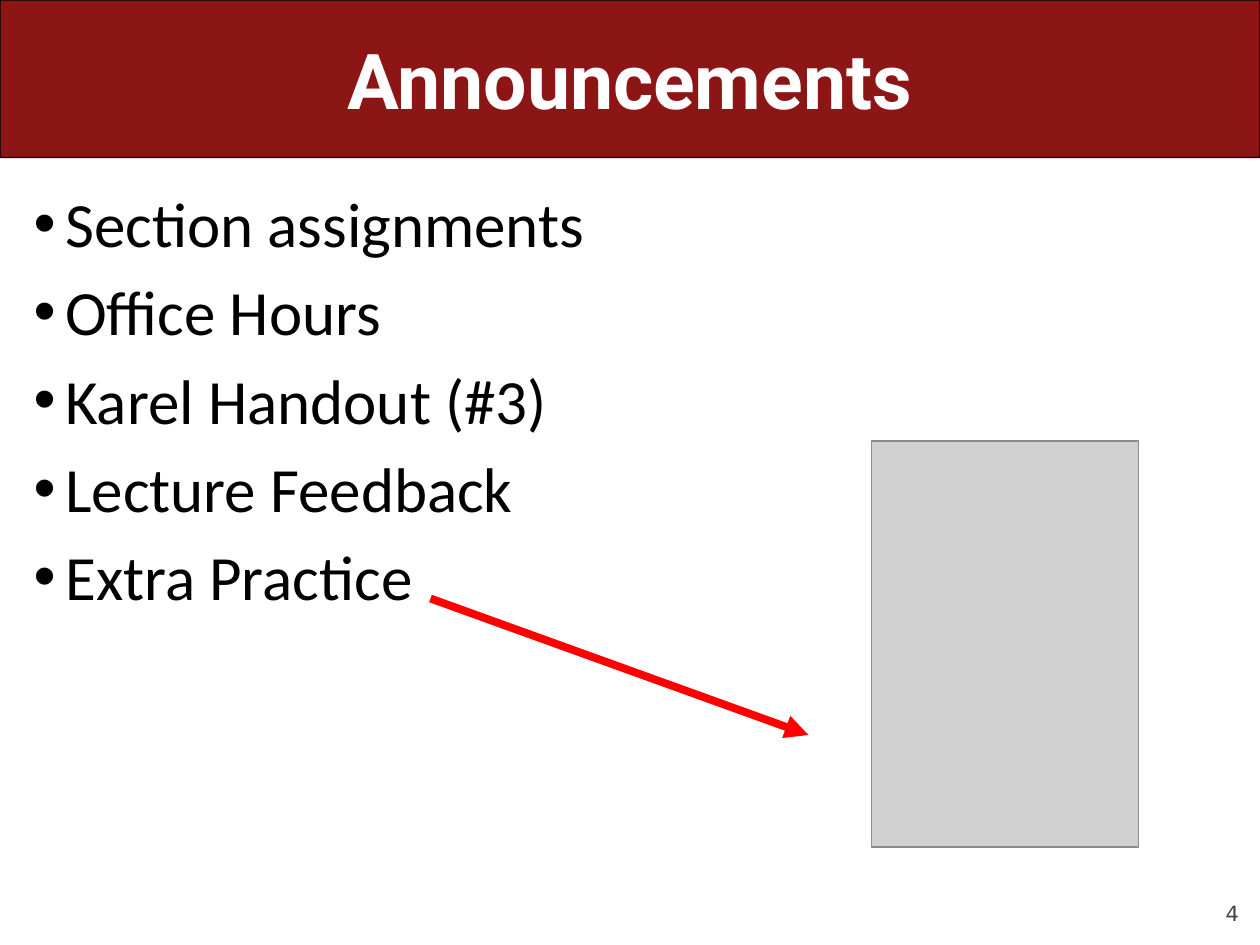
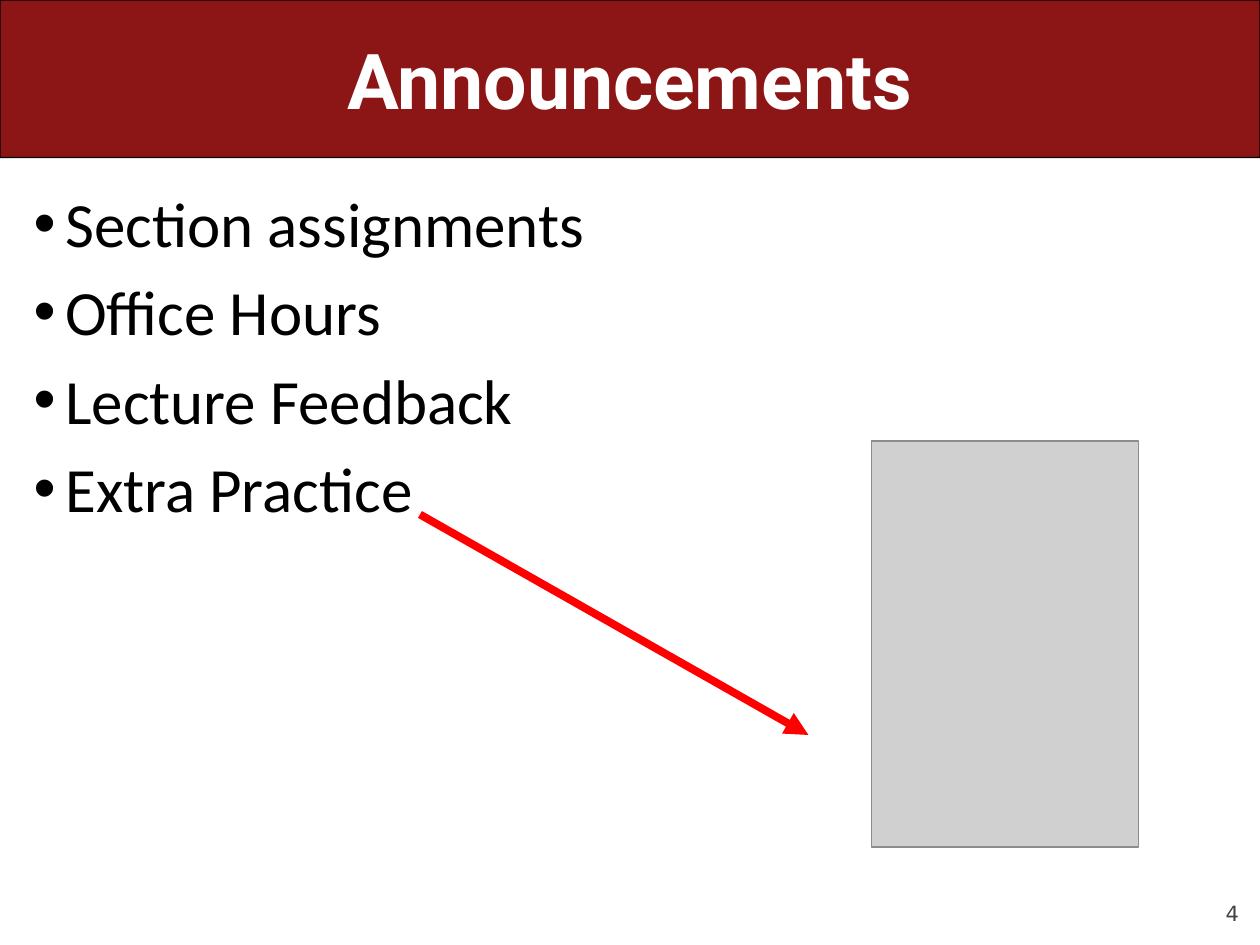
Before and after one commit to ckincaid17/cs106a-summer-2018, a slide deck: slide 4 of WWW/lectures/Lecture2/Lecture2.pptx. Drawn at 1260x945 pixels with LibreOffice and Linux fonts; fonts in the diff are those of the drawing; grey boxes stand for pictures. Boxes give left, top, right and bottom in pixels: in the first picture for what was removed or moved away, otherwise in the second. Text is boxed around its words. In the diff, an @@ line names an element or a change of style, - is before the commit and + after.

Commit message:
Temporarily removed Karel handout

```diff
--- a/WWW/lectures/Lecture2/Lecture2.pptx
+++ b/WWW/lectures/Lecture2/Lecture2.pptx
@@ text at [65, 378, 546, 433]: paragraph removed @@
-• Karel Handout (#3)
@@ arrow moved from (431, 598) - (809, 735) to (420, 514) - (809, 735) @@
```
Also in this commit, not shown: 21 other files.
